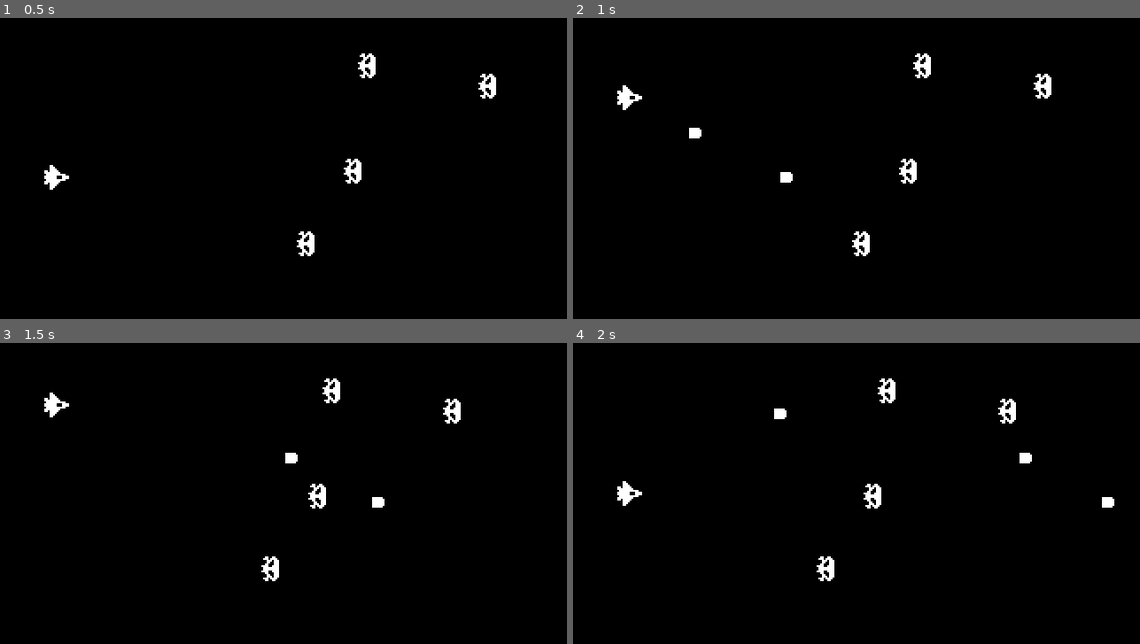
Above: before the commit, frames 1-4 (two rows, left to right).
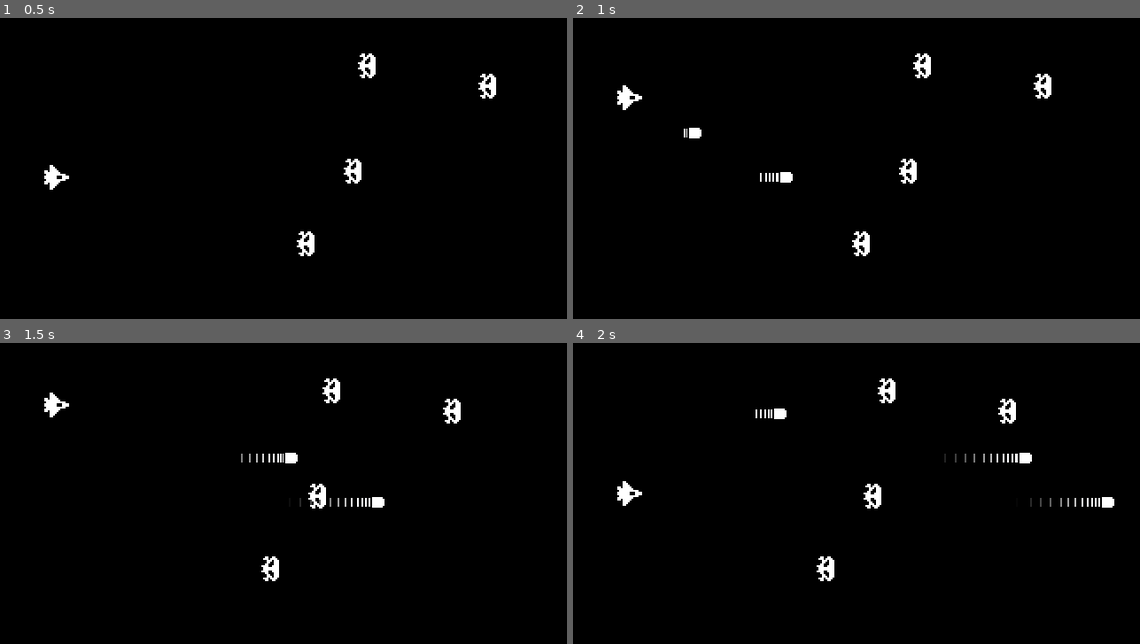
Above: after the commit, the same moments.

Repository: akira80kv/godot-space-shooter
Game: Godot game, scene res://World.tscn
Same seed, same stepped clock (60 frames per second), same inputs: the game is played once before the commit and once after it.
Inputs:
- Up to frame 1 (0.5 s): no input
- Up to frame 2 (1 s): tap Enter (ui_accept) at 0.5, 0.77 s; hold Up (ui_up) from 0.53 s (still down)
- Up to frame 3 (1.5 s): release Up (ui_up) at 1.28 s; hold Down (ui_down) from 1.28 s (still down)
- Up to frame 4 (2 s): keep holding Down (ui_down); tap Enter (ui_accept) at 1.52 s

Frame 1 is identical in both runs. In frame 2, less than 0.1% of the frame differs, in the area x 19-37%, y 36-55%; in frame 3, 0.2%; in frame 4, 0.3%, in the area x 32-93%, y 22-55%.

Commit message:
Added bullet particles

Diff:
--- a/Bullet.tscn
+++ b/Bullet.tscn
@@ -1,6 +1,20 @@
-[gd_scene load_steps=3 format=2]
+[gd_scene load_steps=6 format=2]
 
 [ext_resource path="res://Laser.png" type="Texture" id=1]
+
+[sub_resource type="Gradient" id=3]
+offsets = PoolRealArray( 0, 0.407407, 1 )
+colors = PoolColorArray( 1, 1, 1, 1, 1, 1, 1, 1, 1, 1, 1, 0 )
+
+[sub_resource type="GradientTexture" id=4]
+gradient = SubResource( 3 )
+
+[sub_resource type="ParticlesMaterial" id=2]
+flag_disable_z = true
+gravity = Vector3( 0, 98, 0 )
+orbit_velocity = 0.0
+orbit_velocity_random = 0.0
+color_ramp = SubResource( 4 )
 
 [sub_resource type="RectangleShape2D" id=1]
 extents = Vector2( 4, 3 )
@@ -9,6 +23,13 @@
 gravity_scale = 0.0
 linear_velocity = Vector2( 200, 0 )
 
+[node name="Particles2D" type="Particles2D" parent="."]
+position = Vector2( -3, 0 )
+rotation = 1.5708
+scale = Vector2( 5, 1 )
+amount = 14
+process_material = SubResource( 2 )
+
 [node name="Sprite" type="Sprite" parent="."]
 texture = ExtResource( 1 )
 
--- a/Ship.gd
+++ b/Ship.gd
@@ -1,6 +1,7 @@
 extends Area2D
 
 const Bullet = preload("res://Bullet.tscn")
+
 
 export(int) var SPEED = 100
 
